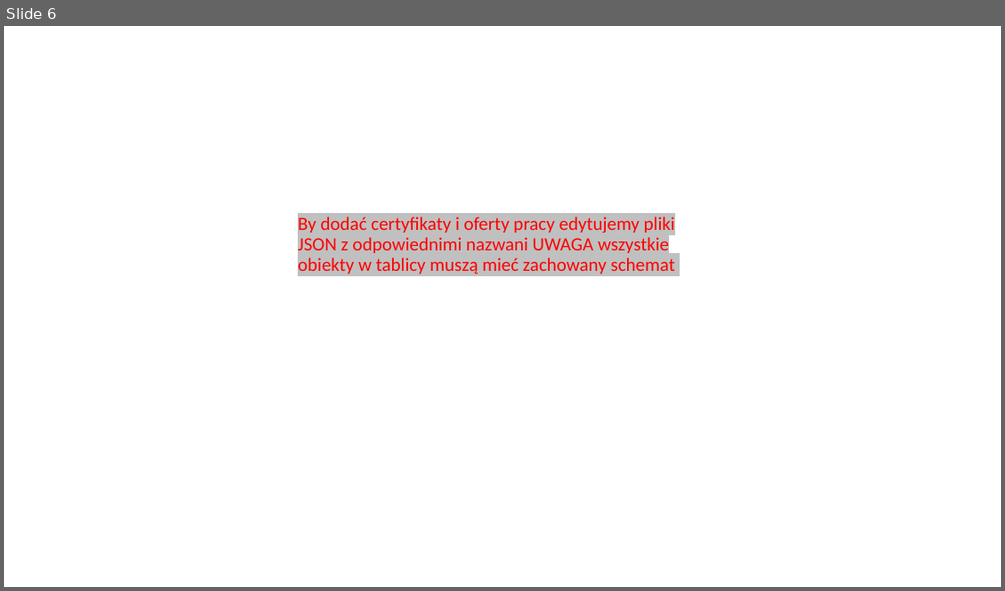
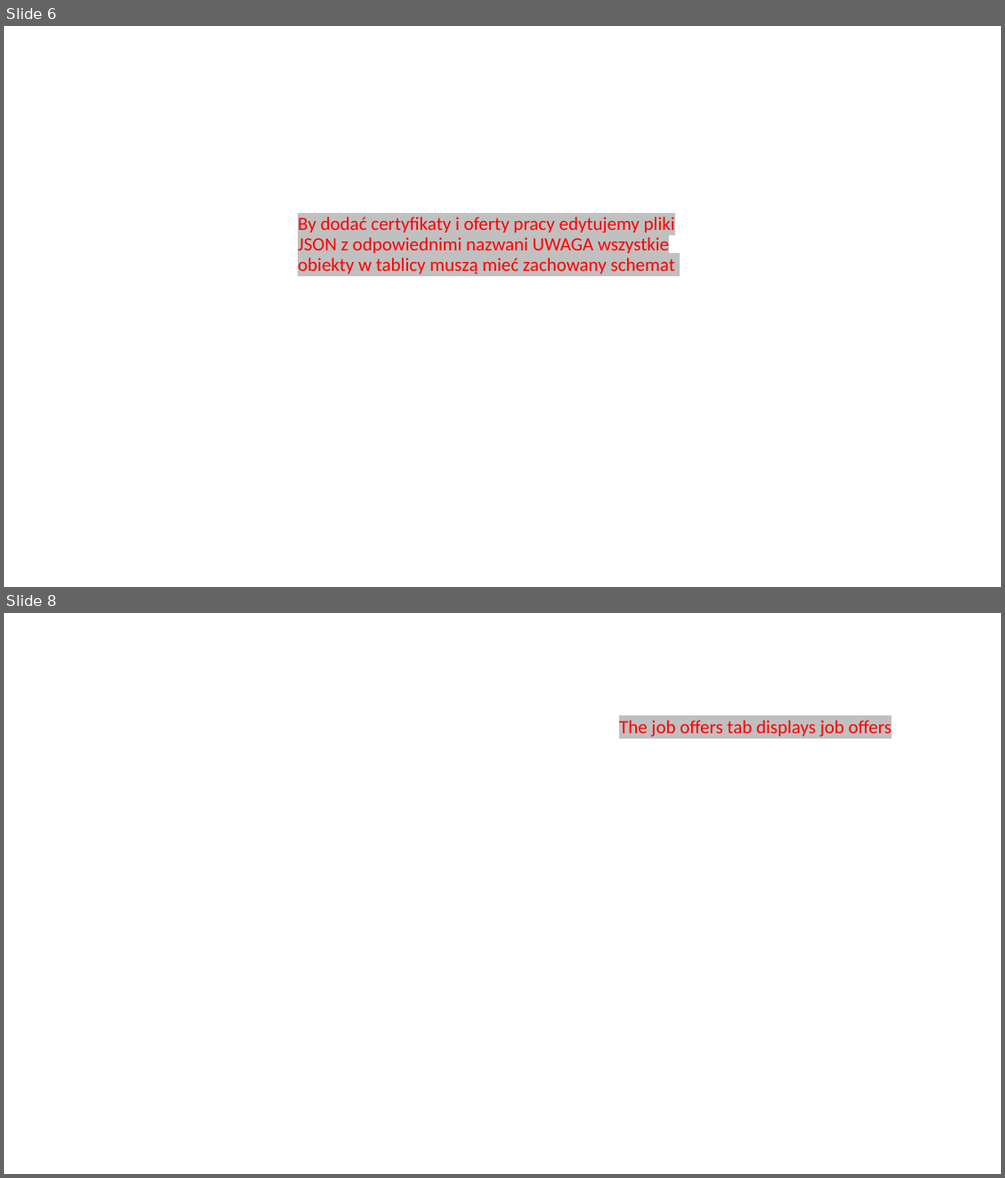
Before and after one commit to SzczepanRy/mockup, a slide deck: prentacje/Funkcjonalności strony.pptx. Shown one above the other, each under a label of ours: slide 6 before the commit, slides 6 and 8 after it; the slides between them are not shown. The pictures are 1005x591 and 1005x1178 pixels, drawn with LibreOffice and Linux fonts; fonts in the diff are those of the drawing; background and template pictures are left out. Boxes give left, top, right and bottom in pixels: in the first picture for what was removed or moved away, otherwise in the second. Text is boxed around its words. In the diff, an @@ line names an element or a change of style, - is before the commit and + after.

```diff
--- a/prentacje/Funkcjonalności strony.pptx
+++ b/prentacje/Funkcjonalności strony.pptx
@@ slide 8 added at [4, 613, 1001, 1174], background picture (left out) @@
@@ title added at [619, 720, 891, 737], 18 pt, text #FF0000 @@
+The job offers tab displays job offers
```
Also in this commit, not shown: 5 slides changed, 4 other slides added, 1 other file.
